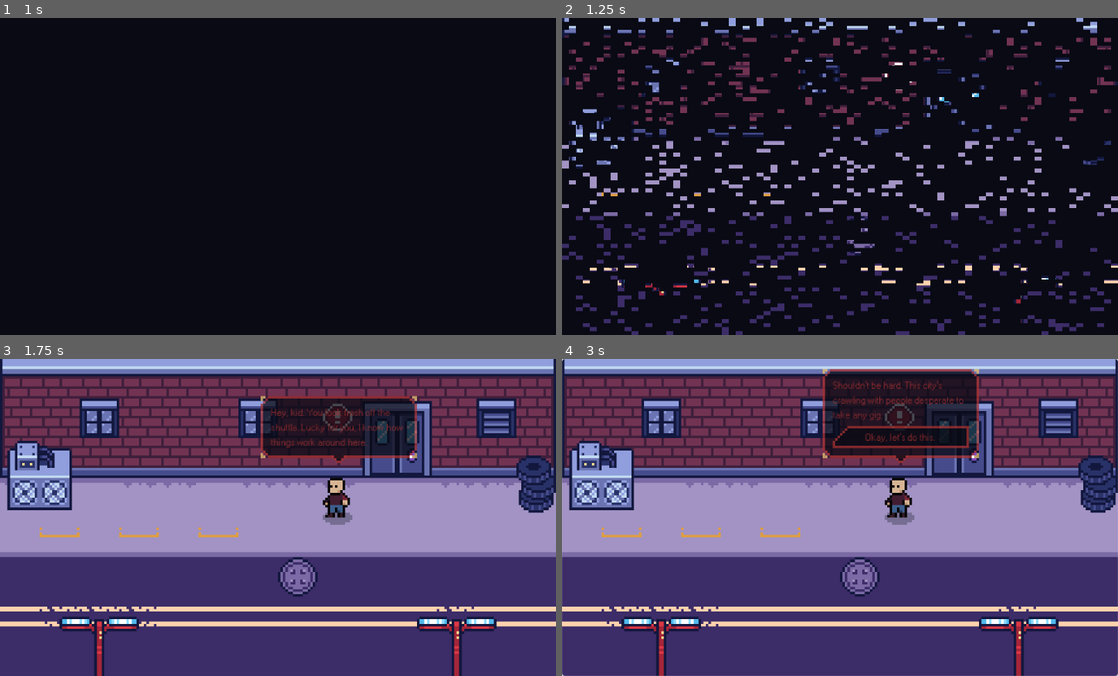
Above: before the commit, frames 1-4 (two rows, left to right).
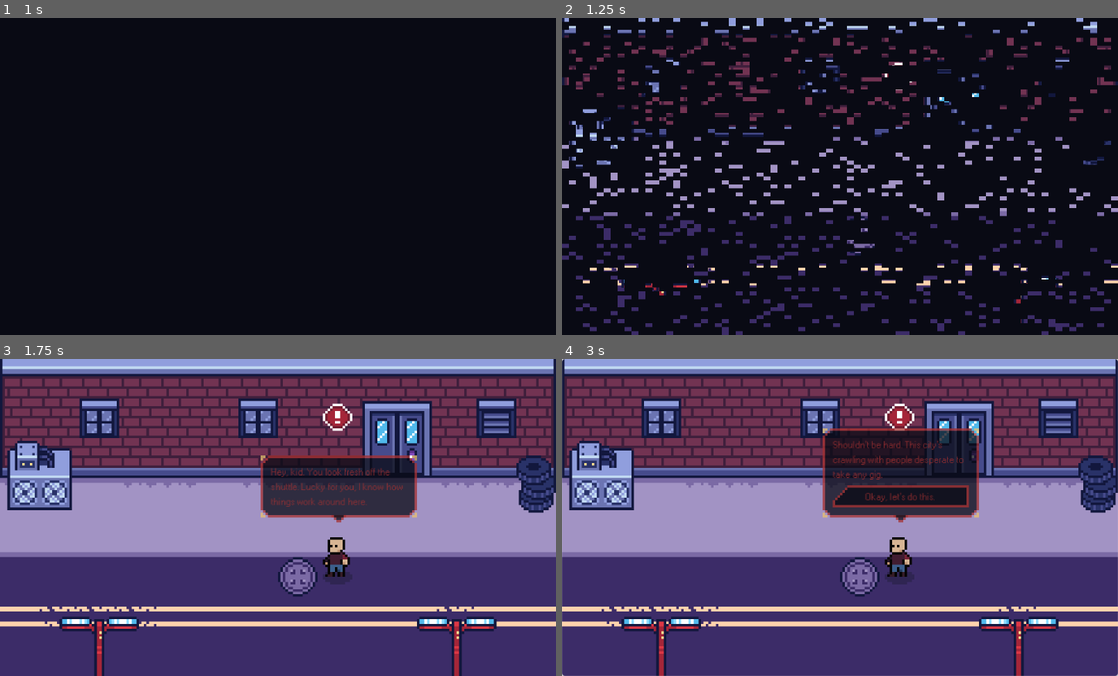
Above: after the commit, the same moments.

Repository: Paraldos/AdventureGame
Game: Godot game, scene res://title_screen/title_screen.tscn
The game is run twice, just before and just after one commit, with the same random seed, the same clock (stepped at 60 frames per second) and the same inputs.
Inputs (mouse positions are in pixels of both pictures, inside the frame that each line leads up to):
- Up to frame 1 (1 s): click "Start" at 0.5 s
- Up to frame 2 (1.25 s): no input
- Up to frame 3 (1.75 s): click (61, 492) at 1.27 s
- Up to frame 4 (3 s): click (623, 492) at 2.02 s; click (623, 492) at 2.77 s

Frame 1 is identical in both runs. In frame 2, less than 0.1% of the frame differs, in the area x 7-38%, y 53-57%; in frame 3, 11%; in frame 4, 12%, in the area x 7-75%, y 3-69%.

Commit message:
added recurting option

Diff:
--- a/dialog_manager/dialog_manager.tscn
+++ b/dialog_manager/dialog_manager.tscn
@@ -8,6 +8,7 @@
 [sub_resource type="Resource" id="Resource_cbvse"]
 script = ExtResource("4_m5bya")
 text = "Okay, let's do this."
+start_recruting = true
 metadata/_custom_type_script = "uid://c4papynmlhc0q"
 
 [node name="DialogManager" type="CanvasLayer"]
--- a/dialog_manager/resources/dialog.gd
+++ b/dialog_manager/resources/dialog.gd
@@ -9,6 +9,7 @@
 @export_group("Options")
 @export var target_id : String
 @export var options : Array[DialogOption]
+@export var start_recruting = false
 
 @export_group("Speaker")
 @export var speaker : Speakers
--- a/dialog_manager/resources/dialog_option.gd
+++ b/dialog_manager/resources/dialog_option.gd
@@ -3,3 +3,4 @@
 
 @export var text : String
 @export var target_id : String
+@export var start_recruting = false
--- a/locations/template/location_template.tscn
+++ b/locations/template/location_template.tscn
@@ -212,32 +212,32 @@
 
 [node name="Slot" parent="." instance=ExtResource("5_w5uto")]
 unique_name_in_owner = true
-position = Vector2(24, 56)
+position = Vector2(24, 80)
 index = 0
 
 [node name="Slot1" parent="." instance=ExtResource("5_w5uto")]
 unique_name_in_owner = true
-position = Vector2(56, 56)
+position = Vector2(56, 80)
 index = 1
 
 [node name="Slot2" parent="." instance=ExtResource("5_w5uto")]
 unique_name_in_owner = true
-position = Vector2(88, 56)
+position = Vector2(88, 80)
 index = 2
 
 [node name="Slot3" parent="." instance=ExtResource("5_w5uto")]
 unique_name_in_owner = true
-position = Vector2(136, 56)
+position = Vector2(136, 80)
 index = 3
 
 [node name="Slot4" parent="." instance=ExtResource("5_w5uto")]
 unique_name_in_owner = true
-position = Vector2(168, 56)
+position = Vector2(168, 80)
 index = 4
 
 [node name="Slot5" parent="." instance=ExtResource("5_w5uto")]
 unique_name_in_owner = true
-position = Vector2(200, 56)
+position = Vector2(200, 80)
 index = 5
 
 [node name="NarratorDialogPosition" type="Marker2D" parent="."]
--- a/locations/template/slot.gd
+++ b/locations/template/slot.gd
@@ -11,28 +11,14 @@
 var bp_hero_creation = preload('res://hero_creation/hero_creation.tscn')
 
 func _ready() -> void:
-	visible = false
+	button.visible = false
 	pointer.visible = false
 	SignalManager.update_actor_template.connect(_on_update_actor)
-	_on_update_slot_btn()
 	match GameManager.state:
 		GameManager.States.NONE:
 			pass
-		GameManager.States.BATTLE:
-			pass
-	visible = true
-
-func _on_update_slot_btn():
-	match  GameData.slots[index]:
-		BTN_STATUS.INVISIBLE:
-			button.visible = false
-			button.disabled = true
-		BTN_STATUS.DISABLED:
-			button.visible = true
-			button.disabled = true
-		BTN_STATUS.ACTIVE:
-			button.visible = true
-			button.disabled = false
+		GameManager.States.RECRUTING:
+			button.visible = index <= 2
 
 # ========================================= update actor
 func _on_update_actor(target_index):
--- a/singeltons/game_manager.gd
+++ b/singeltons/game_manager.gd
@@ -1,6 +1,6 @@
 extends Node
 
-enum States { NONE, HEROCREATION, BATTLE }
+enum States { NONE, RECRUTING, BATTLE }
 var last_state
 
 var state = States.NONE :
